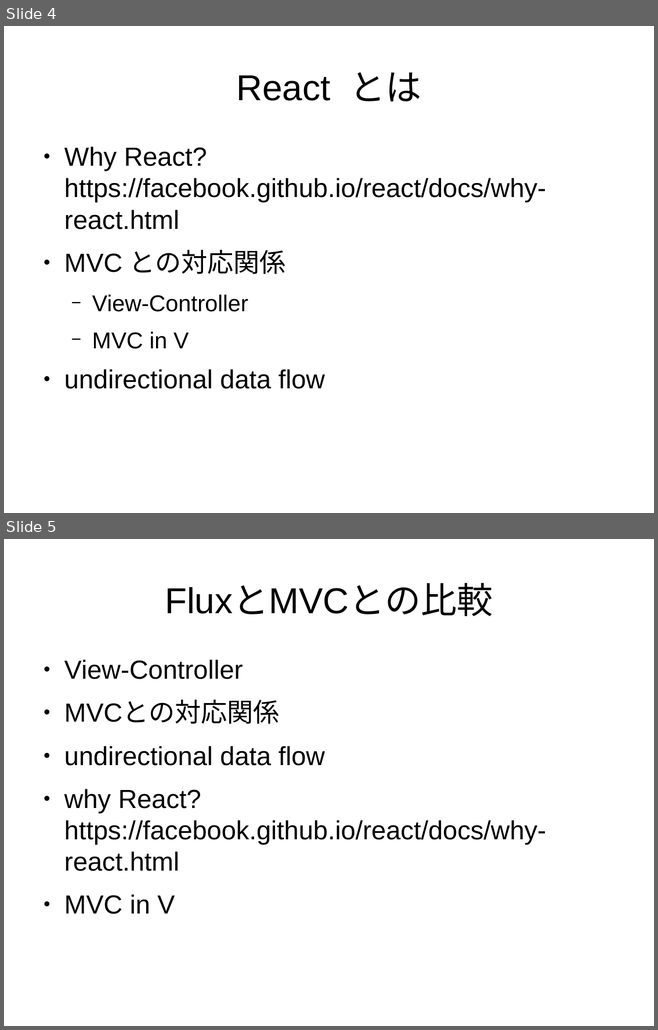
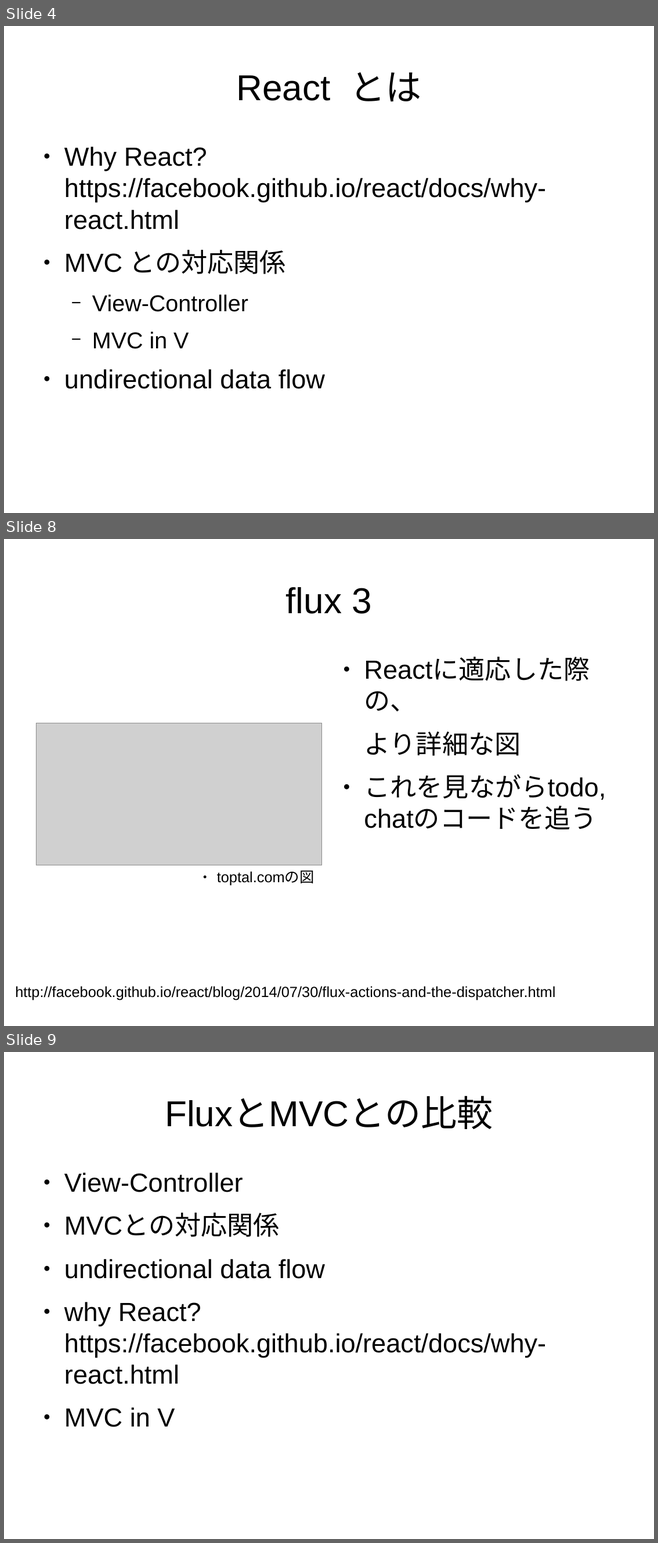
Before and after one commit to sallop/til, a slide deck: react入門.odp. Shown one above the other, each under a label of ours: slides 4 and 5 before the commit, slides 4, 8 and 9 after it; the slides between them are not shown. The pictures are 658x1030 and 658x1543 pixels, drawn with LibreOffice and Linux fonts; fonts in the diff are those of the drawing; grey boxes stand for pictures. Boxes give left, top, right and bottom in pixels: in the first picture for what was removed or moved away, otherwise in the second. Text is boxed around its words. In the diff, an @@ line names an element or a change of style, - is before the commit and + after.

```diff
--- a/react入門.odp
+++ b/react入門.odp
@@ slide 8 added at (x1=4, y1=539, x2=654, y2=1026), background #FFFFFF @@
@@ title added at (x1=286, y1=587, x2=372, y2=614), 44 pt, text #000000 @@
+flux 3
@@ text added at (x1=364, y1=691, x2=605, y2=830), 32 pt, text #000000 @@
+● Reactに適応した際の、
+より詳細な図
+● これを見ながらtodo, chatのコードを追う
@@ picture added at (x1=36, y1=723, x2=322, y2=866) @@
@@ text added at (x1=217, y1=871, x2=314, y2=886), 18 pt, text #000000 @@
+● toptal.comの図
@@ text added at (x1=15, y1=986, x2=555, y2=1000), 18 pt, text #000000 @@
+http://facebook.github.io/react/blog/2014/07/30/flux-actions-and-the-dispatcher.html
@@ what was slide 5 is now slide 9 @@
```
Also in this commit, not shown: 1 slide changed, 3 other slides added.
